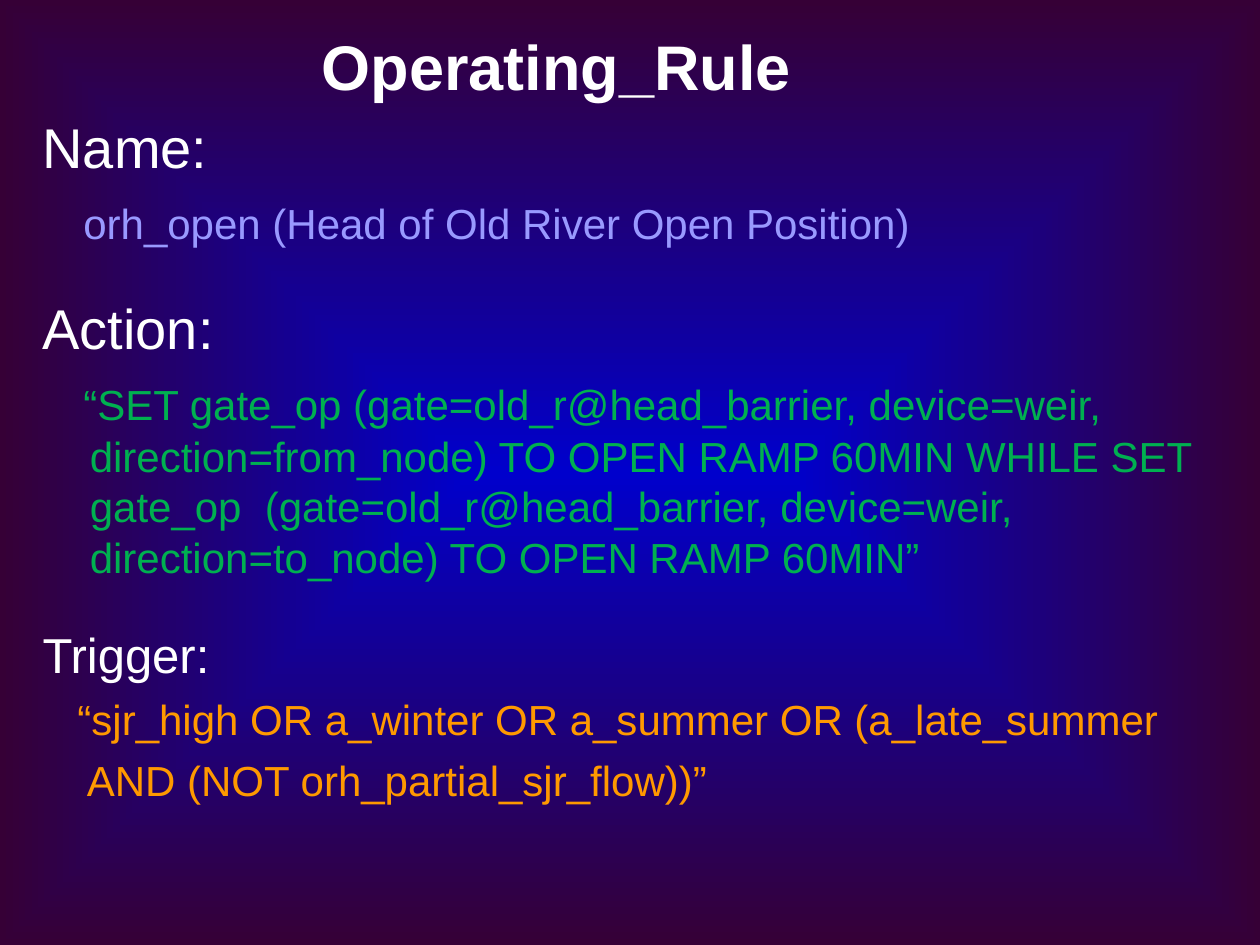
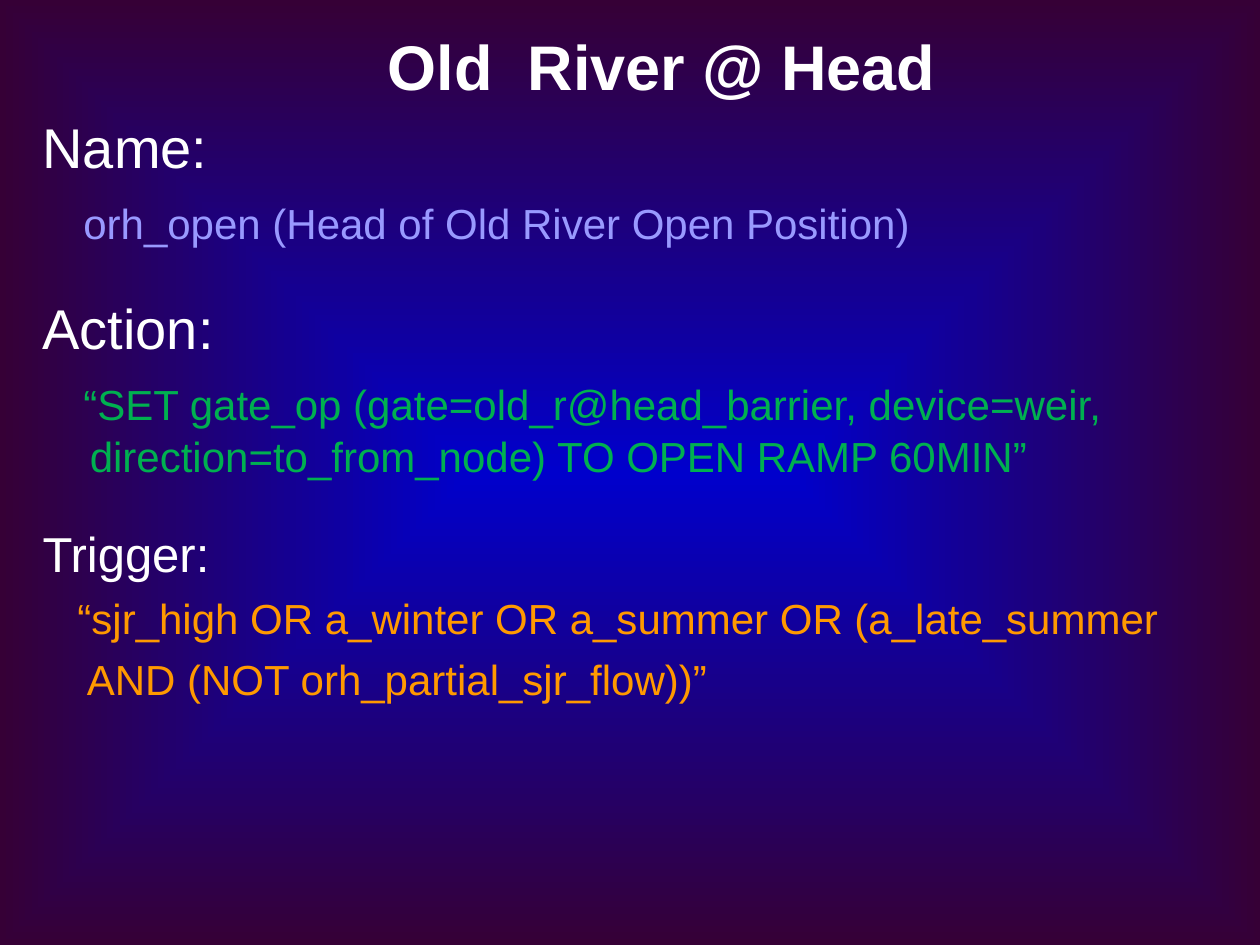
Before and after one commit to CADWRDeltaModeling/dsm2, a slide deck: slide 13 of dsm2/presentations/DSM2 Operting Rule.ppt (slide 15 before the commit). Drawn at 1260x945 pixels with LibreOffice and Linux fonts; fonts in the diff are those of the drawing. Boxes give left, top, right and bottom in pixels: in the first picture for what was removed or moved away, otherwise in the second. Text is boxed around its words. In the diff, an @@ line names an element or a change of style, - is before the commit and + after.

Commit message:
Deleted a couple slides that have common material with other Op Rule presentation.

Former-commit-id: ebe11ce4a73ba4a0ecfd9da2ef5b83c683e81002

```diff
--- a/dsm2/presentations/DSM2 Operting Rule.ppt
+++ b/dsm2/presentations/DSM2 Operting Rule.ppt
@@ text removed at [322, 44, 791, 101] @@
-Operating_Rule
@@ text added at [388, 44, 935, 91], 36 pt, text #FFFFFF, bold @@
+Old River @ Head
@@ text at [83, 387, 1101, 480]: text changed @@
-“SET gate_op (gate=old_r@head_barrier, device=weir, direction=from_node) TO OPEN RAMP 60MIN WHILE SET gate_op (gate=old_r@head_barrier, device=weir, direction=to_node) TO OPEN RAMP 60MIN”
+“SET gate_op (gate=old_r@head_barrier, device=weir, direction=to_from_node) TO OPEN RAMP 60MIN”
```
Also in this commit, not shown: 2 other slides changed, 3 slides removed.
